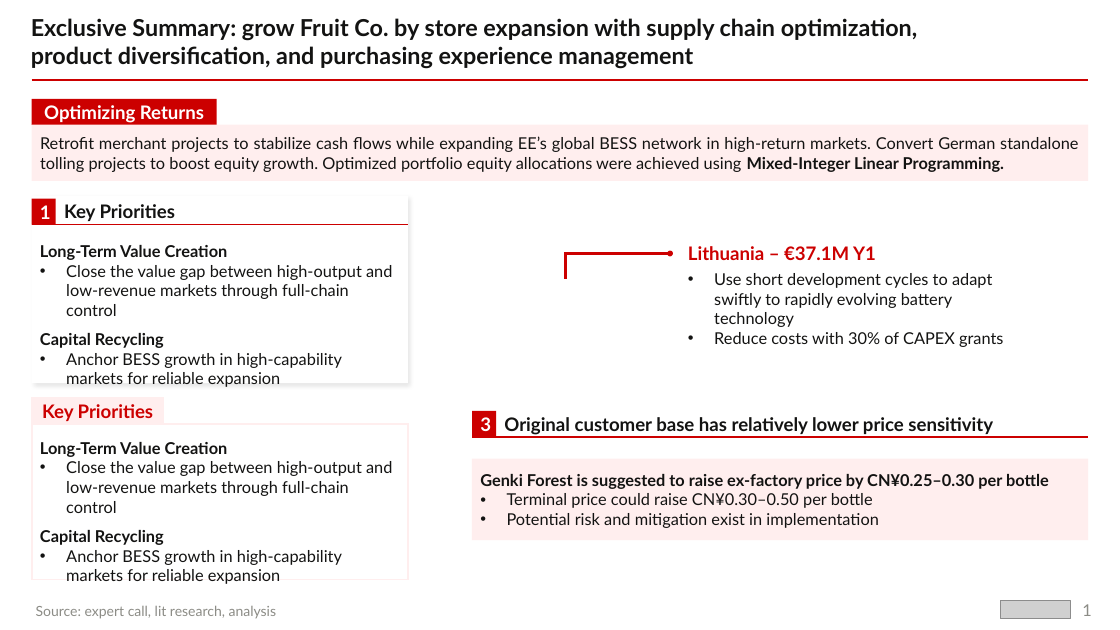
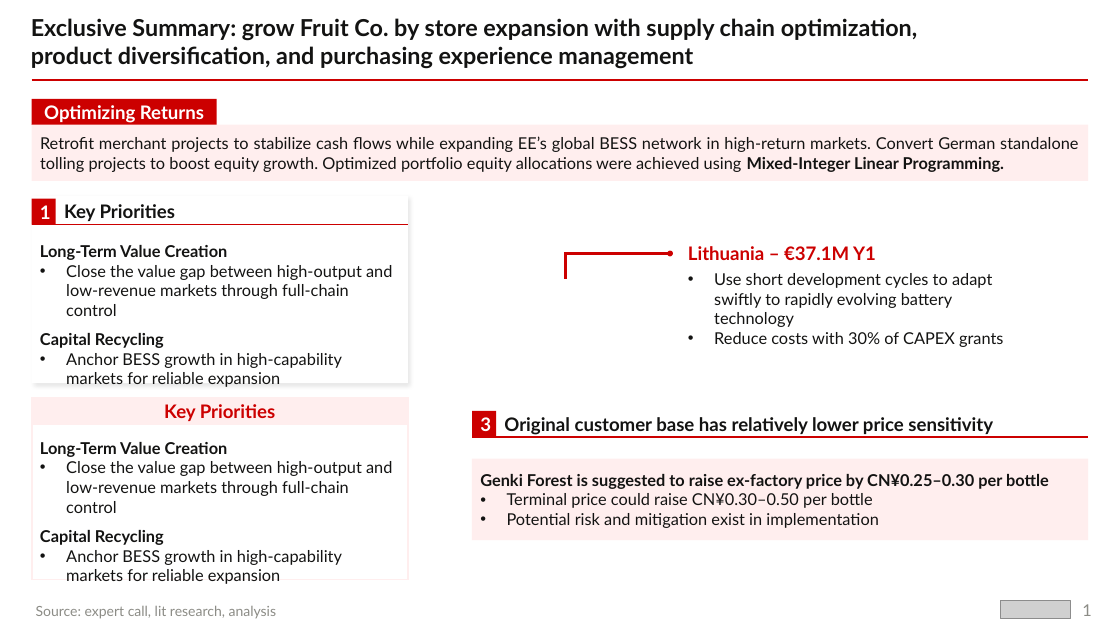
Before and after one commit to mrtsels/Bainsight, a slide deck: slide 1 of Drafts/Design Draft.pptx. Drawn at 1120x630 pixels with LibreOffice and Linux fonts; fonts in the diff are those of the drawing; grey boxes stand for pictures. Boxes give left, top, right and bottom in pixels: in the first picture for what was removed or moved away, otherwise in the second. Text is boxed around its words. In the diff, an @@ line names an element or a change of style, - is before the commit and + after.

```diff
--- a/Drafts/Design Draft.pptx
+++ b/Drafts/Design Draft.pptx
@@ rounded rectangle "Key Priorities": place and size @@
-rounded rectangle "Key Priorities" at (32, 398, 164, 424)
+rounded rectangle "Key Priorities" at (32, 398, 408, 424)
```
Also in this commit, not shown: 45 other files.
